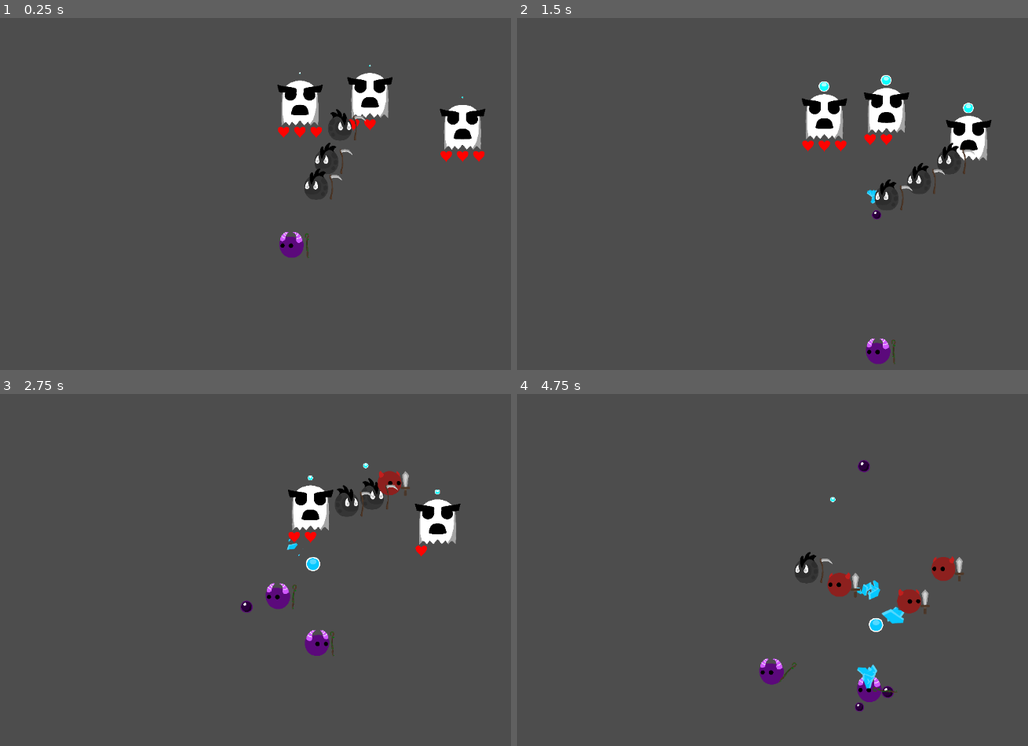
Above: before the commit, frames 1-4 (two rows, left to right).
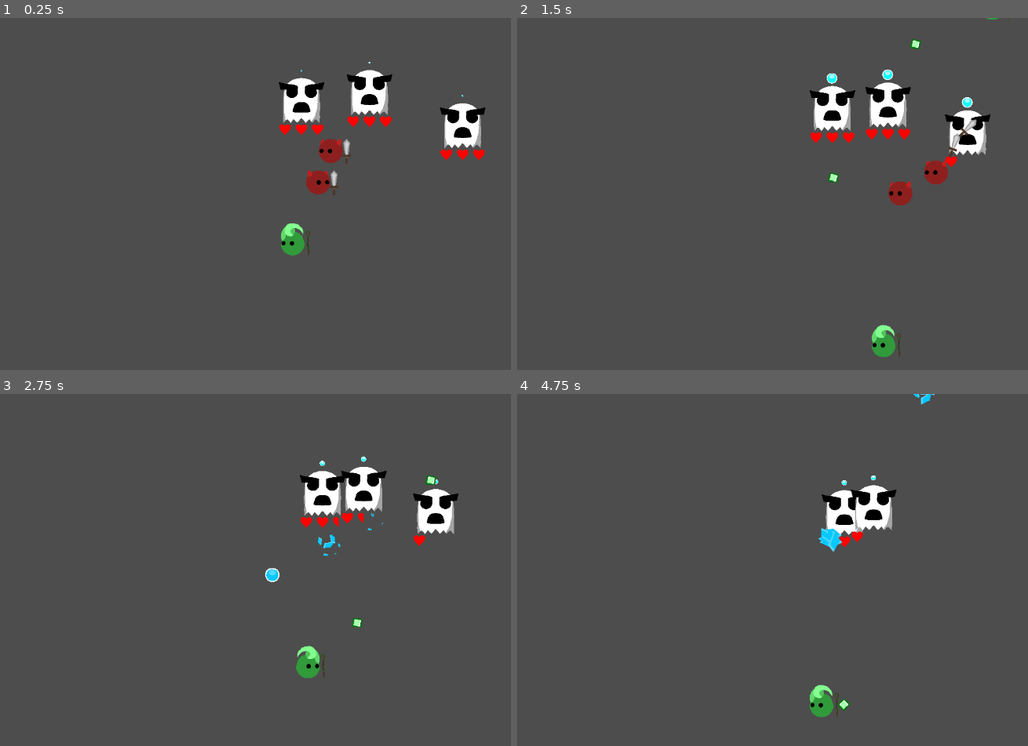
Above: after the commit, the same moments.

Repository: HoneyPony/impish-descent-future
Game: Godot game, scene res://Game.tscn
Same seed, same stepped clock (60 frames per second), same inputs: the game is played once before the commit and once after it.
Inputs (mouse positions are in pixels of both pictures, inside the frame that each line leads up to):
- Up to frame 1 (0.25 s): no input
- Up to frame 2 (1.5 s): move the mouse to (966, 176) at 0.52 s; hold D (player_right) 0.53-1.28 s; move the mouse to (706, 211) at 1.27 s
- Up to frame 3 (2.75 s): move the mouse to (378, 492) at 2.02 s; hold D (player_right) from 2.03 s (still down)
- Up to frame 4 (4.75 s): move the mouse to (798, 640) at 2.77 s; move the mouse to (1017, 622) at 3.52 s; release D (player_right) at 3.53 s; move the mouse to (644, 517) at 4.27 s

The runs differ from the first frame. In frame 1, 2.9% of the frame differs, in the area x 54-96%, y 12-69%; in frame 2, 4.7%; in frame 3, 4.9%, in the area x 47-91%, y 17-81%; in frame 4, 4.7%.

Commit message:
More testing and such

Diff:
--- a/SpawnImps.gd
+++ b/SpawnImps.gd
@@ -3,10 +3,10 @@
 
 # Called when the node enters the scene tree for the first time.
 func _ready():
-	GS.spawn_imp(get_parent(), GS.valid_imps[2], global_position)
-	GS.spawn_imp(get_parent(), GS.valid_imps[3], global_position)
-	GS.spawn_imp(get_parent(), GS.valid_imps[3], global_position)
-	GS.spawn_imp(get_parent(), GS.valid_imps[3], global_position)
+	GS.spawn_imp(get_parent(), GS.valid_imps[0], global_position)
+	GS.spawn_imp(get_parent(), GS.valid_imps[0], global_position)
+	GS.spawn_imp(get_parent(), GS.valid_imps[1], global_position)
+	GS.spawn_imp(get_parent(), GS.valid_imps[1], global_position)
 	pass # Replace with function body.
 
 
--- a/players/player.gd
+++ b/players/player.gd
@@ -303,7 +303,7 @@
 	var all_players = get_tree().get_nodes_in_group("Players")
 	for imp in all_players:
 		var impulse_strength = 4096
-		var max_range = 1024
+		var max_range = 256
 		var stay_away = false
 		if current_class == GS.Class.Summoner && imp.current_class != GS.Class.Summoner:
 			stay_away = true
@@ -311,8 +311,8 @@
 			stay_away = true
 		# summoners want to get hit, so make them stay far away from other imps.
 		if stay_away:
-			impulse_strength = 4096
-			max_range = 512
+			impulse_strength = 4096 * 4
+			max_range = 1024
 		var to_vec = global_position - imp.global_position
 		if to_vec.length_squared() < max_range * max_range:
 			var impulse = impulse_strength * to_vec / (to_vec.length_squared() + 0.005)
